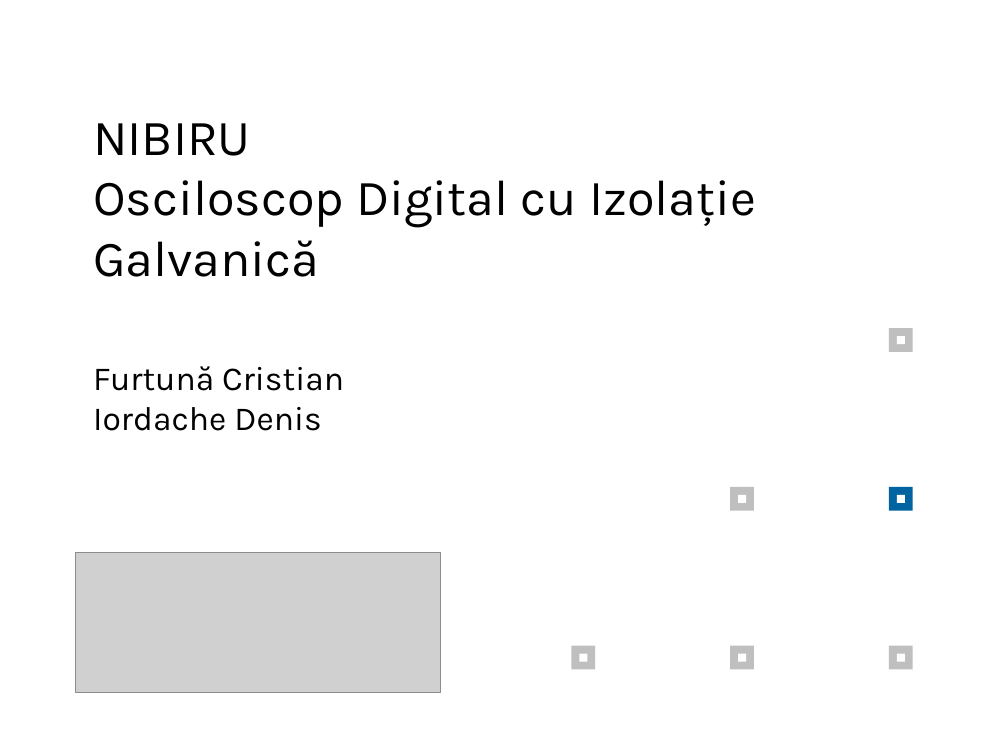
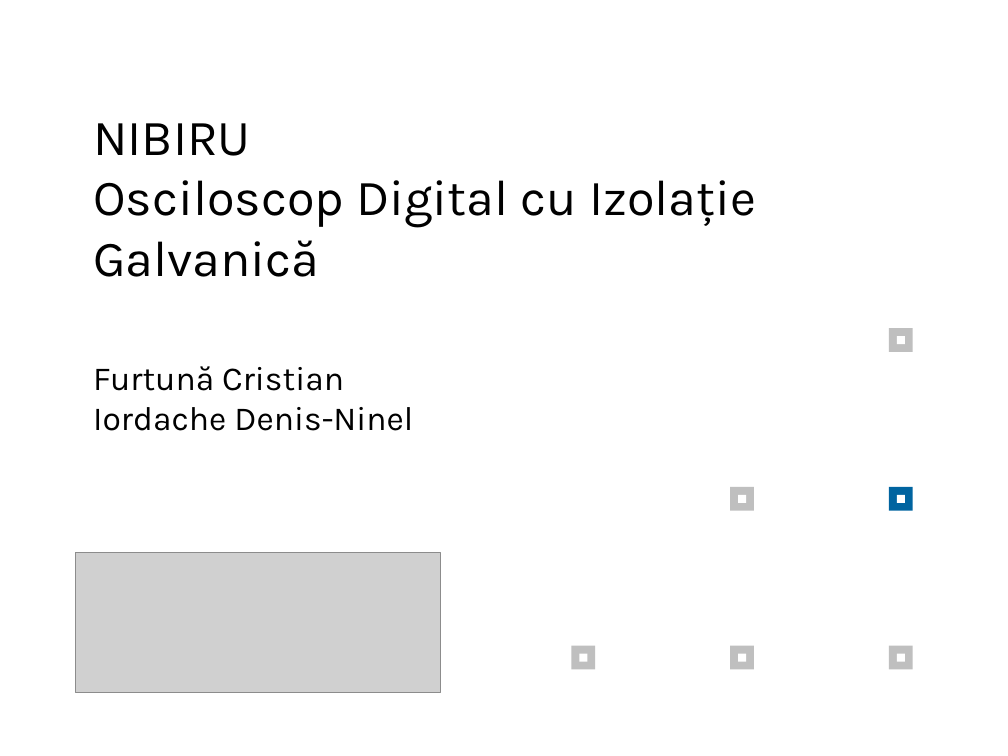
Before and after one commit to cristianfurtuna/Oscino, a slide deck: slide 1 of Slides/Slides.pptx. Drawn at 1008x756 pixels with LibreOffice and Linux fonts; fonts in the diff are those of the drawing; grey boxes stand for pictures. Boxes give left, top, right and bottom in pixels: in the first picture for what was removed or moved away, otherwise in the second. Text is boxed around its words. In the diff, an @@ line names an element or a change of style, - is before the commit and + after.

Commit message:
slides updated

```diff
--- a/Slides/Slides.pptx
+++ b/Slides/Slides.pptx
@@ text at [93,366,413,431]: text changed @@
-Furtună Cristian
-Iordache Denis
+Furtună Cristian
+Iordache Denis-Ninel
```
Also in this commit, not shown: 3 slides added.
